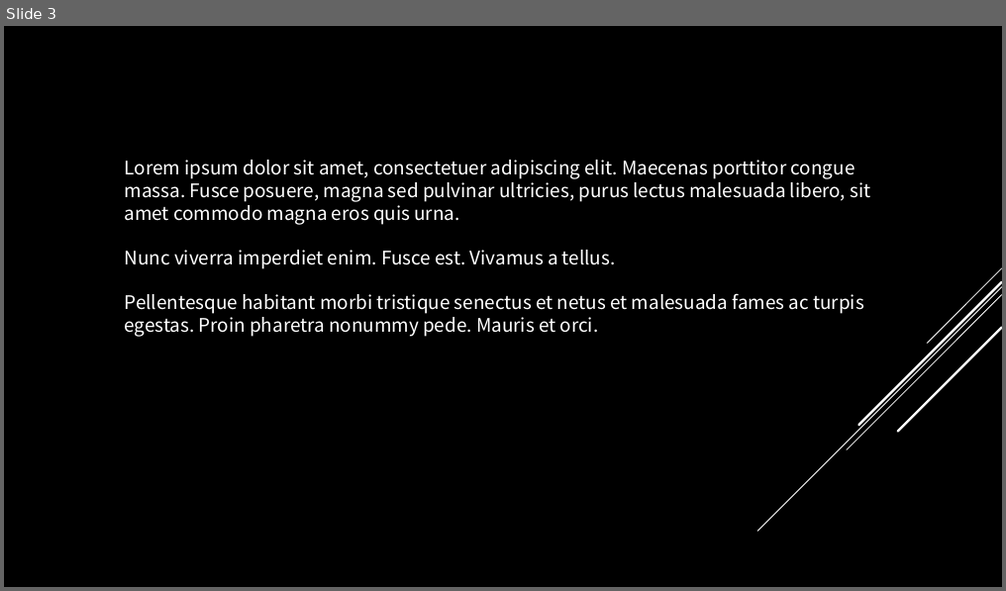
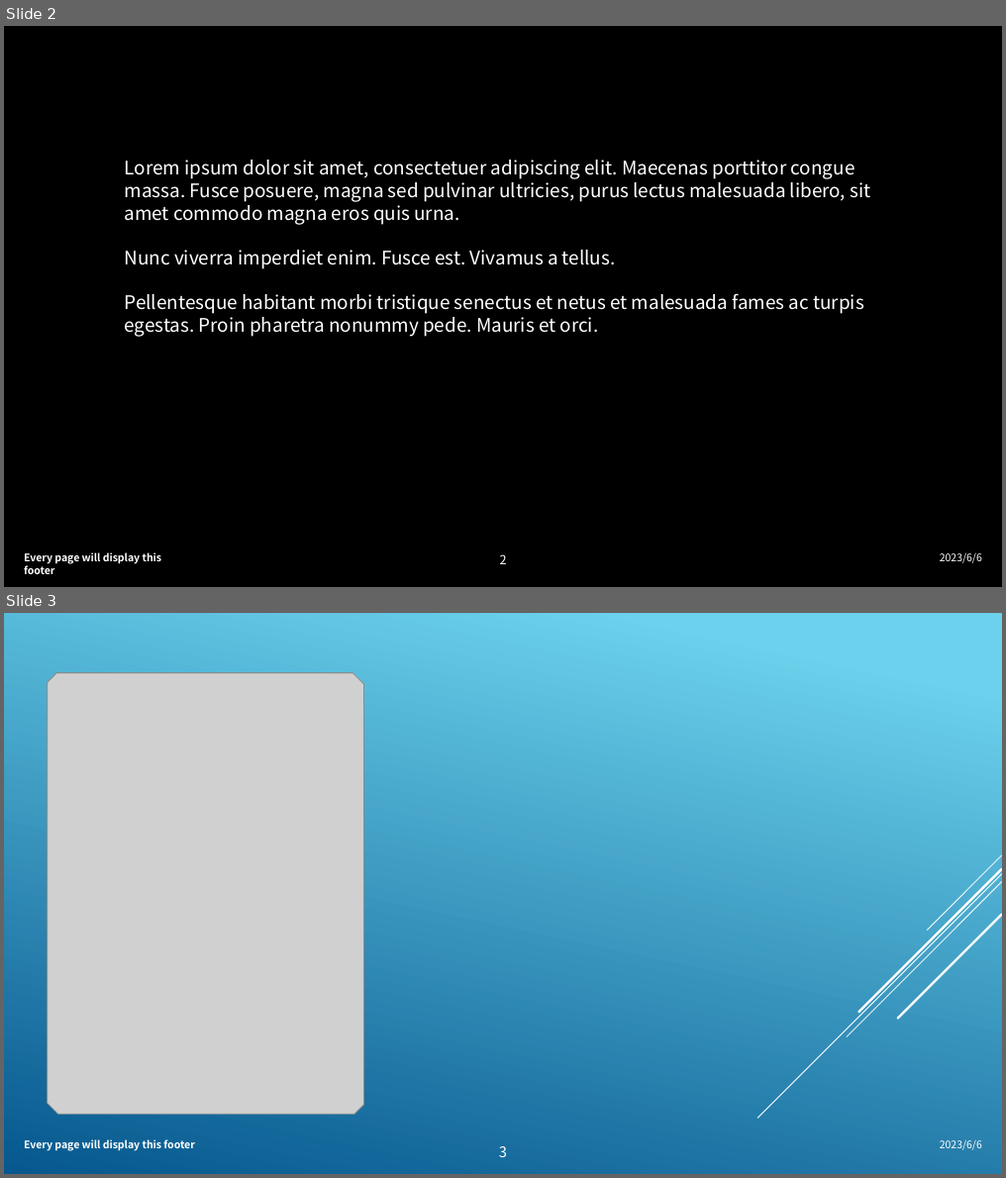
Before and after one commit to W1033/Hardware-and-Software-Apps-Notes, a slide deck: Office办公套件/PowerPoint/PPT教程-bilibili/演示文稿1.pptx. Shown one above the other, each under a label of ours: slide 3 before the commit, slides 2 and 3 after it. The pictures are 1006x591 and 1006x1178 pixels, drawn with LibreOffice and Linux fonts; fonts in the diff are those of the drawing; grey boxes stand for pictures; background and template pictures are left out. Boxes give left, top, right and bottom in pixels: in the first picture for what was removed or moved away, otherwise in the second. Text is boxed around its words. In the diff, an @@ line names an element or a change of style, - is before the commit and + after.

```diff
--- a/Office办公套件/PowerPoint/PPT教程-bilibili/演示文稿1.pptx
+++ b/Office办公套件/PowerPoint/PPT教程-bilibili/演示文稿1.pptx
@@ slide 3 added at (4, 613, 1002, 1174), background gradient #6ED2EB to #06588E @@
@@ picture added at (48, 672, 364, 1115) @@
@@ group added at (757, 856, 1002, 1118): 5 lines @@
@@ text added at (24, 1140, 194, 1152), 10 pt, text #FFFFFF, bold @@
+Every page will display this footer
@@ page number added at (499, 1147, 507, 1157), 14 pt, text #FFFFFF @@
+3
@@ text added at (940, 1140, 982, 1151), 10 pt, text #FFFFFF @@
+2023/6/6
@@ what was slide 3 is now slide 2 @@
@@ slide 2 changed as well @@
@@ group removed at (757, 269, 1002, 531): 5 lines @@
@@ text added at (24, 553, 161, 574), 10 pt, text #FFFFFF, bold @@
+Every page will display this footer
@@ page number added at (500, 555, 507, 565), 12 pt, text #FFFFFF @@
+2
@@ text added at (940, 553, 982, 564), 10 pt, text #FFFFFF @@
+2023/6/6
```
Also in this commit, not shown: 1 other slide changed, 2 other slides added, 1 slide removed, 32 other files.
